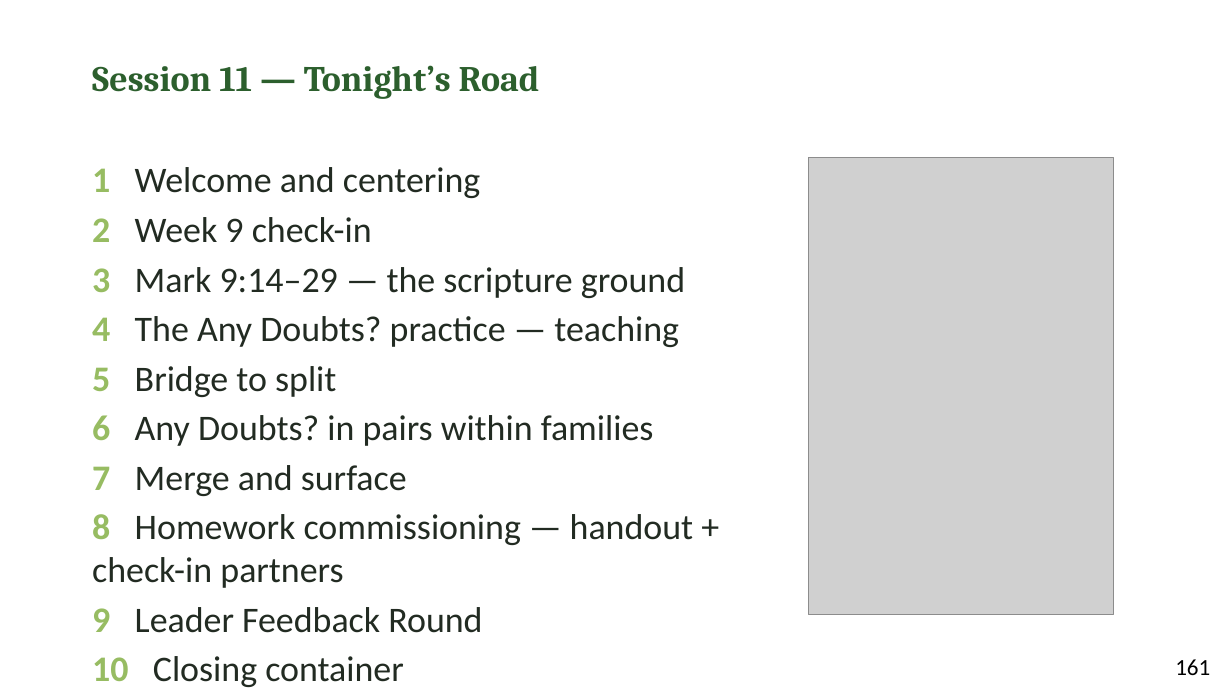
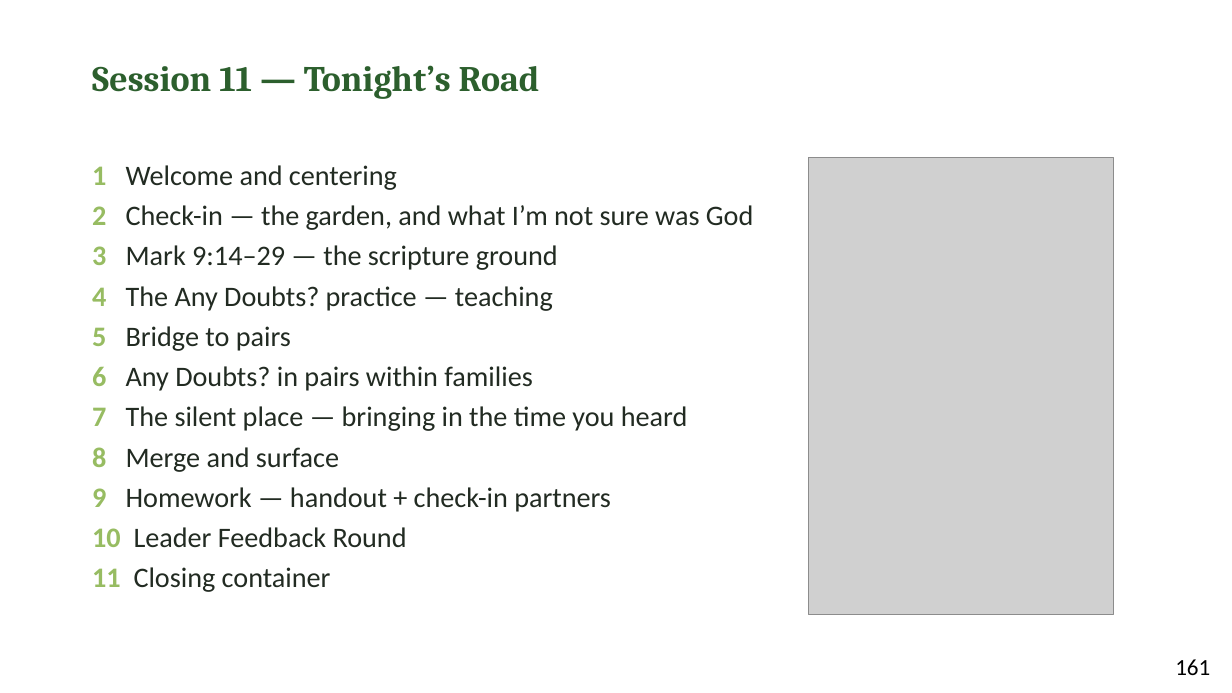
Before and after one commit to jgtittle-ministries/fellowship-of-the-heart-pilot-at-cca-dev, a slide deck: slide 4 of _implementation-notes/evening-series/FotH Evening Session 11 Slides DRAFT v1.pptx. Drawn at 1232x693 pixels with LibreOffice and Linux fonts; fonts in the diff are those of the drawing; grey boxes stand for pictures. Boxes give left, top, right and bottom in pixels: in the first picture for what was removed or moved away, otherwise in the second. Text is boxed around its words. In the diff, an @@ line names an element or a change of style, - is before the commit and + after.

```diff
--- a/_implementation-notes/evening-series/FotH Evening Session 11 Slides DRAFT v1.pptx
+++ b/_implementation-notes/evening-series/FotH Evening Session 11 Slides DRAFT v1.pptx
@@ text at <box>92,165,558,391</box>: size 28 to 22 pt in "1 Welcome and centering", "3 Mark 9:14–29 — the scripture ground", "4 The Any Doubts? practice — teaching", "6 Any Doubts? in pairs within families" @@
@@ text at <box>92,205,753,230</box>: text changed; size 28 to 22 pt @@
-2 Week 9 check-in
+2 Check-in — the garden, and what I’m not sure was God
@@ text at <box>92,326,291,351</box>: text changed; size 28 to 22 pt @@
-5 Bridge to split
+5 Bridge to pairs
@@ text at <box>92,406,688,592</box>: text changed; size 28 to 22 pt @@
-7 Merge and surface
-8 Homework commissioning — handout + check-in partners
-9 Leader Feedback Round
-10 Closing container
+7 The silent place — bringing in the time you heard
+8 Merge and surface
+9 Homework — handout + check-in partners
+10 Leader Feedback Round
+11 Closing container
```
Also in this commit, not shown: 10 other slides changed, 1 slide added, 31 other files.
